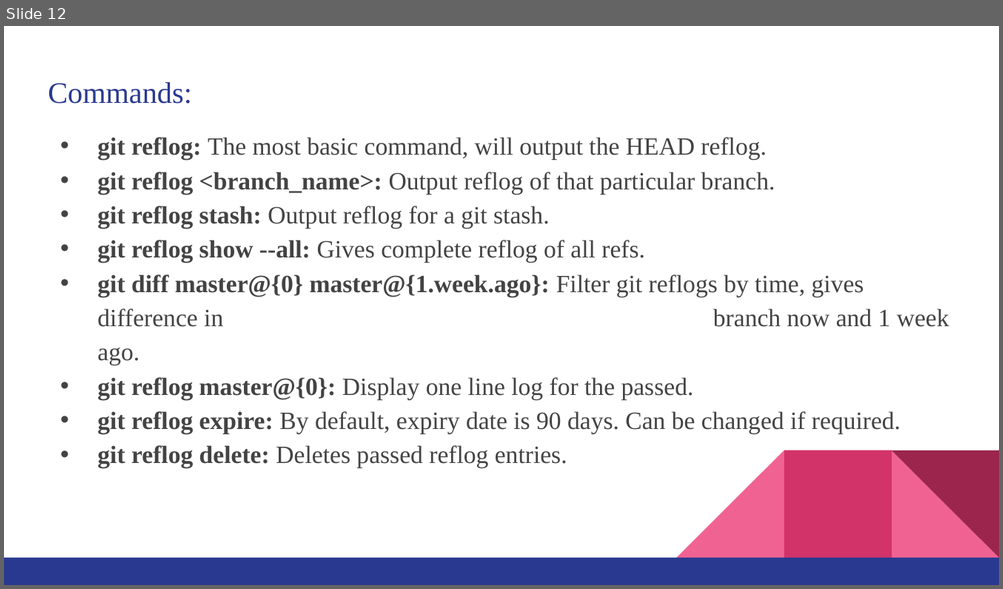
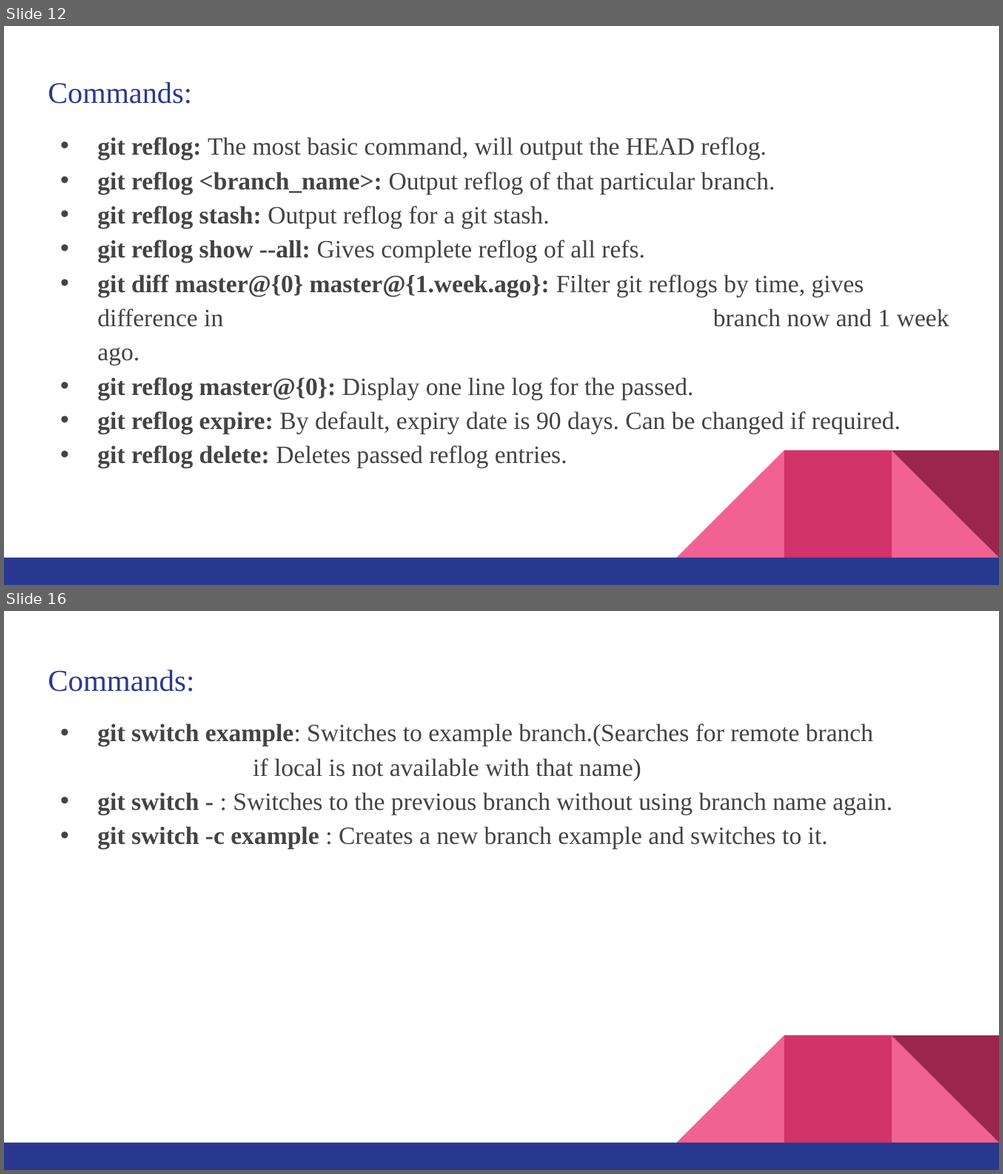
Before and after one commit to MrVaibhavChamp/Git-Advanced-Features, a slide deck: KOSS ppt.pptx. Shown one above the other, each under a label of ours: slide 12 before the commit, slides 12 and 16 after it; the slides between them are not shown. The pictures are 1003x589 and 1003x1174 pixels, drawn with LibreOffice and Linux fonts; fonts in the diff are those of the drawing. Boxes give left, top, right and bottom in pixels: in the first picture for what was removed or moved away, otherwise in the second. Text is boxed around its words. In the diff, an @@ line names an element or a change of style, - is before the commit and + after.

```diff
--- a/KOSS ppt.pptx
+++ b/KOSS ppt.pptx
@@ slide 16 added at [4, 611, 999, 1170], background #FFFFFF; not listed: 5 template elements that a slide beside it also shows @@
@@ title added at [48, 669, 194, 692], 22 pt, text #2A3990 @@
+Commands:
@@ text added at [97, 723, 892, 849], 18 pt, text #434343 @@
+• git switch example: Switches to example branch.(Searches for remote branch if local is not available with that name)
+• git switch - : Switches to the previous branch without using branch name again.
+• git switch -c example : Creates a new branch example and switches to it.
```
Also in this commit, not shown: 11 slides changed, 6 other slides added.
